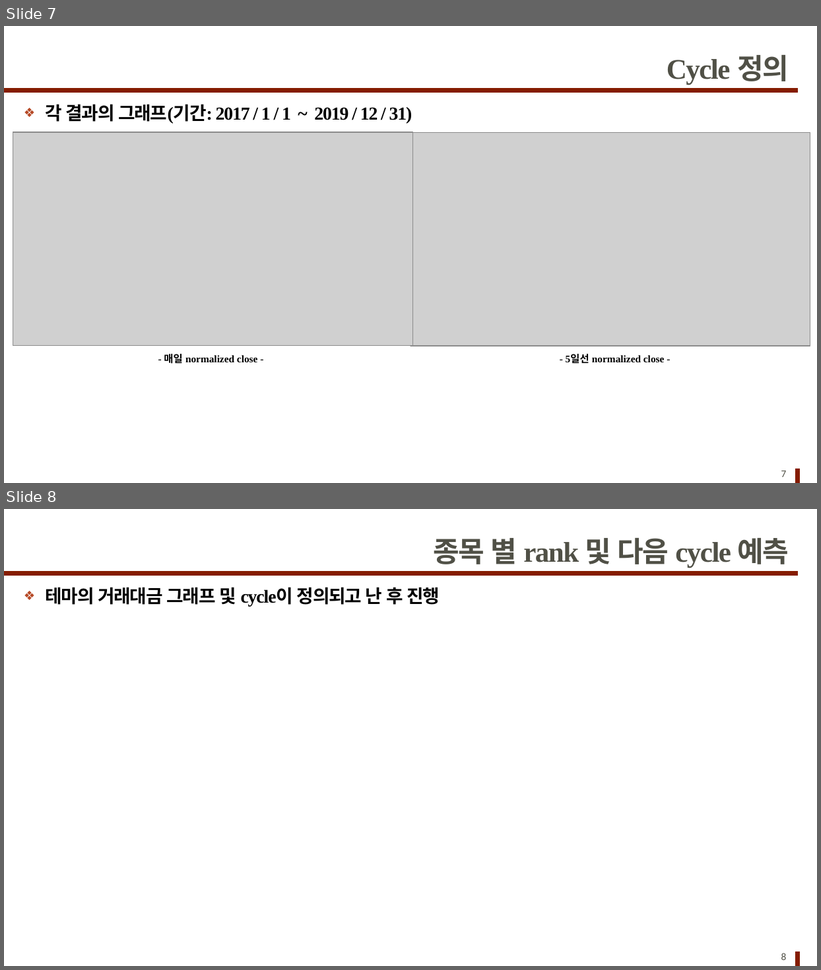
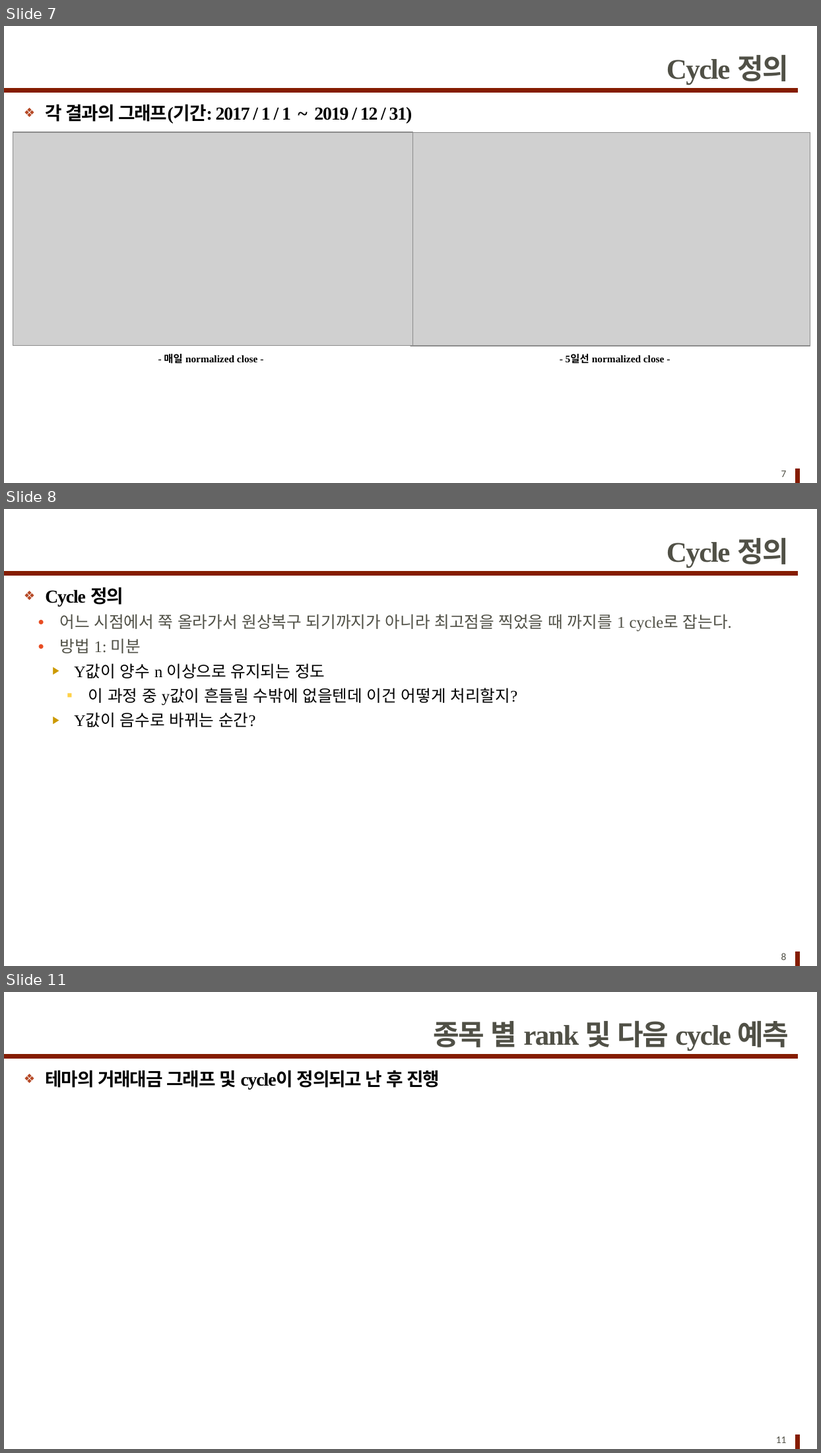
Before and after one commit to pathofexile7777/stock_cycle_prediction, a slide deck: 현황.pptx. Shown one above the other, each under a label of ours: slides 7 and 8 before the commit, slides 7, 8 and 11 after it; the slides between them are not shown. The pictures are 821x970 and 821x1453 pixels, drawn with LibreOffice and Linux fonts; fonts in the diff are those of the drawing; grey boxes stand for pictures. Boxes give left, top, right and bottom in pixels: in the first picture for what was removed or moved away, otherwise in the second. Text is boxed around its words. In the diff, an @@ line names an element or a change of style, - is before the commit and + after.

Commit message:
엑셀파일 및 미분그래프 추가

```diff
--- a/현황.pptx
+++ b/현황.pptx
@@ slide 8 added at box(4, 509, 817, 966), background #FFFFFF; not listed: 2 template elements that a slide beside it also shows @@
@@ title added at box(667, 538, 789, 568), 28 pt, text #505046, bold @@
+Cycle 정의
@@ text added at box(45, 587, 732, 727), 16 pt, text #000000 @@
+❖ Cycle 정의
+  ● 어느 시점에서 쭉 올라가서 원상복구 되기까지가 아니라 최고점을 찍었을 때 까지를 1 cycle로 잡는다.
+  ● 방법 1: 미분
+    ▶ Y값이 양수 n 이상으로 유지되는 정도
+      ▪ 이 과정 중 y값이 흔들릴 수밖에 없을텐데 이건 어떻게 처리할지?
+    ▶ Y값이 음수로 바뀌는 순간?
@@ page number added at box(781, 953, 787, 960), 10 pt, text #505046 @@
+8
@@ what was slide 8 is now slide 11 @@
@@ page number at box(776, 1437, 787, 1443): text changed @@
-8
+11
```
Also in this commit, not shown: 2 other slides added, 13 other files.
